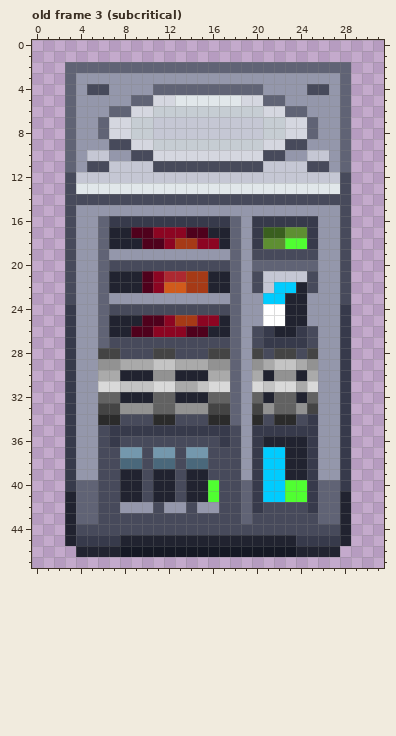
One commit to this pixel-art file: assets/originals/art/machines/reflection_chamber.aseprite. The first picture shows the starting point.
32x48 pixels, 60 frames. Shown: old frame 3 (subcritical). The commit also changed other frames, which this record leaves out.
After the commit:
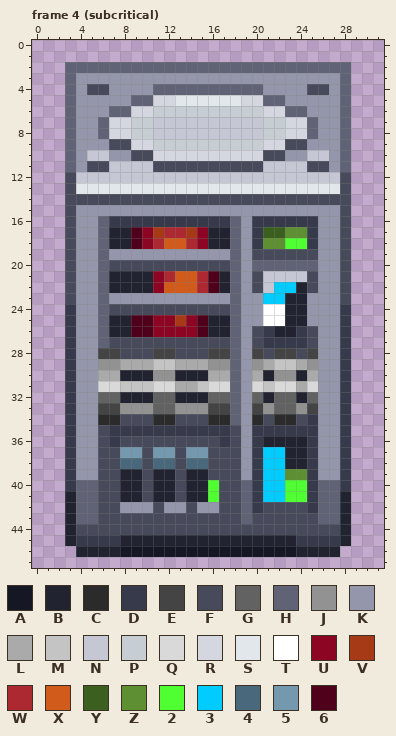
Palette (. is transparent): A #151824  B #212330  C #2b2b2b  D #373a4b  E #444444  F #474a5b  G #626262  H #606375  J #929292  K #9497ab  L #aaaaaa  M #c4c4c4  N #c5c7d4  P #c6cdd3  Q #d9d9d9  R #d5d7e0  S #e1e7ea  T #ffffff  U #8c0522  V #a63a16  W #ad2931  X #d15b1b  Y #3a5f1f  Z #5e8f32  2 #50ff31  3 #00ccff  4 #4a687b  5 #7498ad  6 #4f011c
A new or re-ordered frame is compared with the old frame closest to it.
From old to new:
frames 60 -> 123
--- frame 4 (subcritical) is new; against old frame 3 (subcritical), layers "pressure_gauge", "core_window"
@@ x 7..18 @@
 16 DDDDDDDDDDDH
-17 BB66UUU66BBH
-18 BBB66UVVUUBH
+17 BB6UVWWVUBBH
+18 BB6UWXXWUBBH
 19 KKKKKKKKKKKH
 20 FFFFFFFFFFFH
-21 BBB6UWWVVBBH
-22 BBB6UXXVVBBH
+21 BBBBUWXXW6BH
+22 BBBBUXXXW6BH
 23 KKKKKKKKKKKH
 24 FFFFFFFFFFFH
-25 BBB66UVVUUBH
-26 BB66UUU66BBH
+25 BB66UUVU6BBH
+26 BB66UUUU6BBH
 27 FFFFFFFFFFFH
@@ x 21..26 @@
 38 33BBDK
-39 33BBDK
+39 33ZZDK
 40 3322DH
Where, in picture pixels (left, top, right, bottom), the same in both pictures:
changed: (131, 227, 219, 337)
changed: (285, 469, 307, 480)
